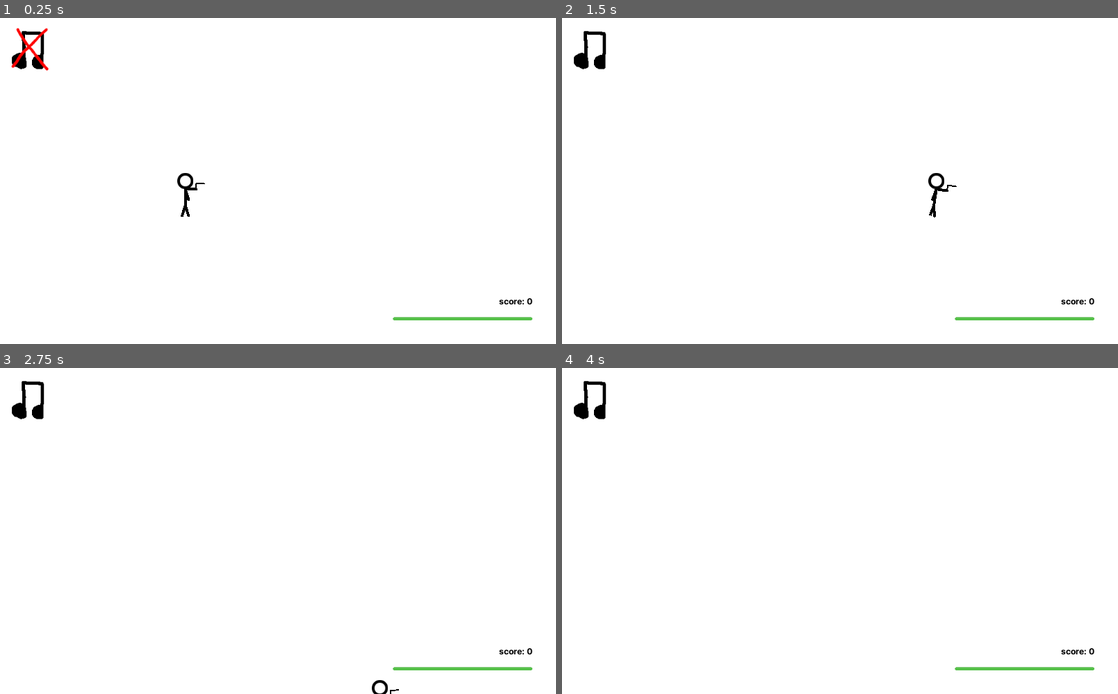
Above: before the commit, frames 1-4 (two rows, left to right).
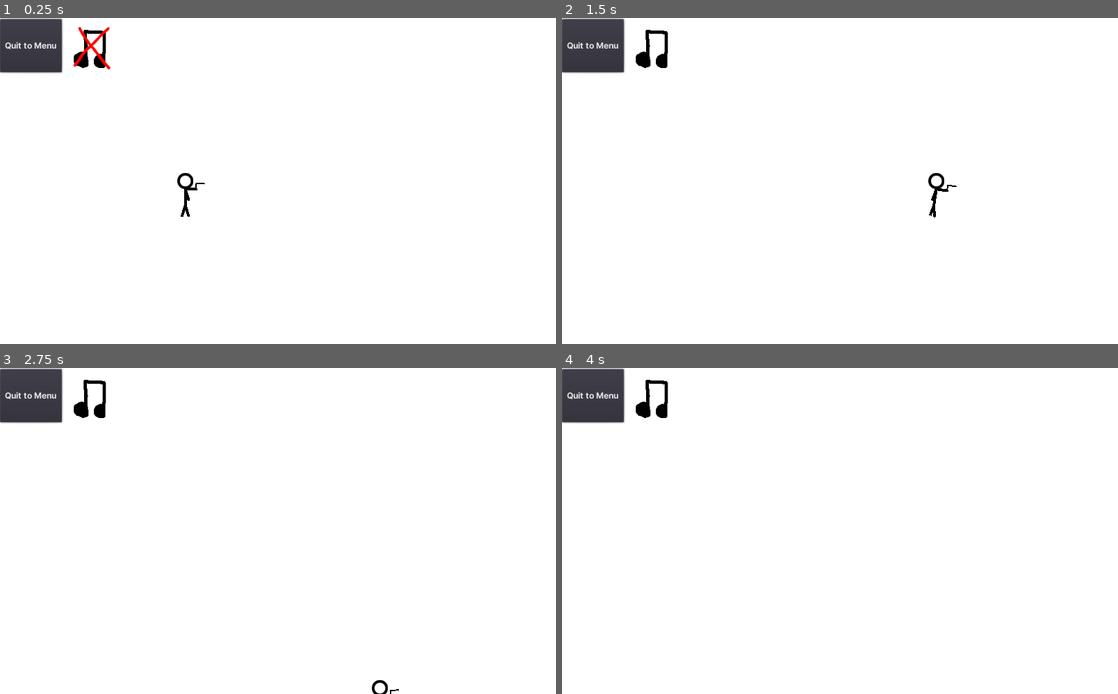
Above: after the commit, the same moments.

Repository: illogicalapple/stickmaniac
Game: Godot game, scene res://Root.tscn
The game is run twice, just before and just after one commit, with the same random seed, the same clock (stepped at 60 frames per second) and the same inputs.
Inputs (mouse positions are in pixels of both pictures, inside the frame that each line leads up to; where the layout moved, square brackets give the same spot in the first picture):
- Up to frame 1 (0.25 s): no input
- Up to frame 2 (1.5 s): tap Enter at 0.5 s; move the mouse to (962, 164) at 0.52 s; hold Right (ui_right) 0.53-1.25 s; hold Space (pew_pew) 0.53-1.25 s; click (656, 44) [595, 44] at 1.25 s
- Up to frame 3 (2.75 s): move the mouse to (166, 547) at 2.02 s; hold Down (ui_down) from 2.03 s (still down); tap Space (pew_pew) at 2.1 s
- Up to frame 4 (4 s): move the mouse to (895, 459) at 2.77 s; release Down (ui_down) at 2.78 s; hold Right (ui_right) 2.78-3.53 s; hold Space (pew_pew) 2.78-3.53 s; move the mouse to (812, 596) at 3.52 s; hold Up (ui_up) from 3.53 s (still down); tap Space (pew_pew) at 3.6 s

The runs differ from the first frame. In frame 1, 2.7% of the frame differs, in the area x 0-96%, y 0-93%; in frame 2, 2.6%; in frame 3, 2.6%; in frame 4, 2.6%.

Commit message:
add placeholder menu

Diff:
--- a/Root.tscn
+++ b/Root.tscn
@@ -7,7 +7,7 @@
 [ext_resource path="res://sound/game-music.mp3" type="AudioStream" id=6]
 [ext_resource path="res://sound/SoundPlayer.gd" type="Script" id=7]
 
-[node name="Root" type="Node"]
+[node name="Root" type="Node2D"]
 script = ExtResource( 1 )
 
 [node name="GUI" parent="." instance=ExtResource( 4 )]
--- a/ui/GUI.tscn
+++ b/ui/GUI.tscn
@@ -68,13 +68,19 @@
 align = 2
 
 [node name="MusicToggled" type="Button" parent="."]
-margin_left = 1.0
-margin_top = -2.0
-margin_right = 103.0
-margin_bottom = 97.0
+margin_left = 115.0
+margin_top = -4.0
+margin_right = 227.0
+margin_bottom = 102.0
 focus_mode = 0
 enabled_focus_mode = 0
 icon = SubResource( 5 )
 flat = true
 
+[node name="Menu" type="Button" parent="."]
+margin_top = 2.0
+margin_right = 114.0
+margin_bottom = 100.0
+text = "Quit to Menu"
+
 [connection signal="pressed" from="MusicToggled" to="." method="_on_MusicToggled_pressed"]
--- /dev/null
+++ b/ui/menu/Menu.tscn
@@ -0,0 +1,30 @@
+[gd_scene format=2]
+
+[node name="Menu" type="Node2D"]
+
+[node name="Buttons" type="Control" parent="."]
+margin_left = 7.0
+margin_top = -14.0
+margin_right = 1029.0
+margin_bottom = 585.0
+
+[node name="Button" type="Button" parent="Buttons"]
+margin_left = 219.0
+margin_top = 40.0
+margin_right = 855.0
+margin_bottom = 104.0
+text = "Button1 Lol"
+
+[node name="Button2" type="Button" parent="Buttons"]
+margin_left = 219.0
+margin_top = 171.0
+margin_right = 855.0
+margin_bottom = 235.0
+text = "Button2 Lol"
+
+[node name="Button3" type="Button" parent="Buttons"]
+margin_left = 213.0
+margin_top = 326.0
+margin_right = 849.0
+margin_bottom = 390.0
+text = "Button3LOL"
